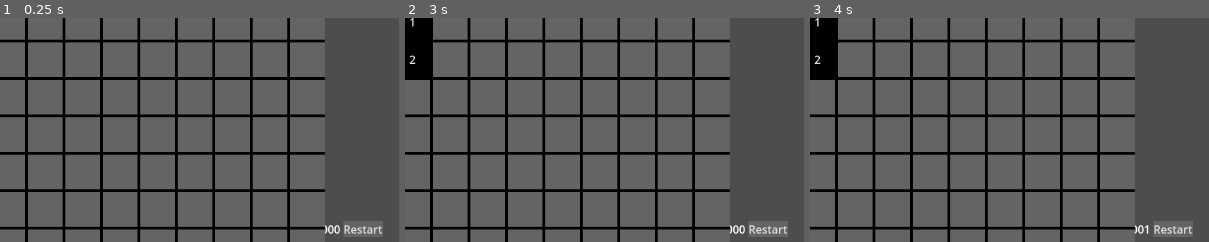
Above: before the commit, frames 1-3 (left to right).
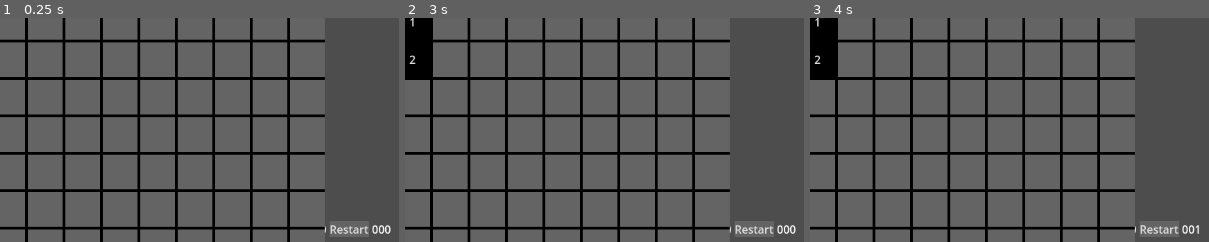
Above: after the commit, the same moments.

Repository: Vorgenstad/minesweeper
Game: Godot game, scene res://scenes/game/game.tscn
Two runs of this game, one before a commit and one after it. Both use one fixed random seed, a clock stepped at 60 frames per second and the inputs below.
Inputs (mouse positions are % of the whole screen's width and height, from its top left):
- Up to frame 1 (0.25 s): no input
- Up to frame 2 (3 s): click "Restart" at 0.5 s; click "Restart" at 1.25 s; click "Restart" at 2 s; click (2, 4) at 2.77 s
- Up to frame 3 (4 s): click "1" at 3.5 s
The pictures show only the part of the screen within x 6-56%, y 3-53%; the shares and areas given below are measured in that part.

The runs differ from the first frame. In frame 1, 0.4% of the frame differs, in the area x 81-98%, y 92-97%; in frame 2, 0.4%; in frame 3, 0.4%.

Commit message:
Added number of mines left

Diff:
--- a/scenes/board/board.gd
+++ b/scenes/board/board.gd
@@ -2,7 +2,8 @@
 extends CanvasLayer
 
 signal bomb_pressed
-signal empty_cell_pressed
+signal empty_cell_pressed(flagged: bool)
+signal flag_toggled(flagged: bool)
 
 @export var bomb_cell_scene: PackedScene
 @export var empty_cell_scene: PackedScene
@@ -47,6 +48,8 @@
 	for row in _grid.size():
 		for column in _grid[0].size():
 			var cell: Cell = _grid[row][column]
+
+			cell.connect("flag_toggled", _on_cell_flag_toggled)
 
 			if cell is EmptyCell:
 				_setup_empty_cell(cell, row, column)
@@ -130,11 +133,14 @@
 func _is_outside_grid(x: int, y: int) -> bool:
 	return x < 0 or x >= _grid.size() or y < 0 or y >= _grid[0].size()
 
+func _on_cell_flag_toggled(flagged: bool) -> void:
+	flag_toggled.emit(flagged)
+
 func _on_bomb_cell_pressed() -> void:
 	bomb_pressed.emit()
 
-func _on_empty_cell_pressed(x: int, y: int, value: int) -> void:
-	empty_cell_pressed.emit()
+func _on_empty_cell_pressed(flagged, x: int, y: int, value: int) -> void:
+	empty_cell_pressed.emit(flagged)
 
 	if value != 0:
 		return
--- a/scenes/cell/cell.gd
+++ b/scenes/cell/cell.gd
@@ -1,5 +1,7 @@
 @abstract class_name Cell
 extends PanelContainer
+
+signal flag_toggled(flagged: bool)
 
 var flagged := false
 var is_pressed := false
@@ -8,6 +10,8 @@
 
 func _on_button_pressed_right() -> void:
 	flagged = !flagged
+
+	flag_toggled.emit(flagged)
 
 	_update_state()
 
--- a/scenes/cell/empty_cell.gd
+++ b/scenes/cell/empty_cell.gd
@@ -1,7 +1,7 @@
 class_name EmptyCell
 extends Cell
 
-signal pressed(x: int, y: int, value: int)
+signal pressed(flagged: bool)
 
 @export var value := 0
 
@@ -18,13 +18,14 @@
 
 	%Button.visible = false
 
-	pressed.emit()
+	pressed.emit(flagged)
 
 func _on_button_pressed_left() -> void:
 	press()
 
 func _on_inner_button_pressed_left() -> void:
-	var flagged_surrounding_cells: int = surrounding_cells.reduce(func(accum, cell): return accum + (1 if cell.flagged else 0), 0)
+	var flagged_surrounding_cells: int = \
+		surrounding_cells.reduce(func(accum, cell): return accum + (1 if cell.flagged and !cell.is_pressed else 0), 0)
 
 	if flagged_surrounding_cells == value:
 		var unflagged_surrounding_cells := surrounding_cells.filter(func(cell): return !cell.flagged)
--- a/scenes/game/game.gd
+++ b/scenes/game/game.gd
@@ -5,33 +5,42 @@
 
 @export var rows: int = 10
 @export var columns: int = 10
-@export var bombs: int = 20
-
+@export var mines: int = 10
 
 var _board: Board
-var _empty_cells = rows * columns - bombs
+var _empty_cells = rows * columns - mines
 var _started := false
 
 func _ready() -> void:
 	_board = board_scene.instantiate()
 	_board.connect("bomb_pressed", _on_board_bomb_pressed)
 	_board.connect("empty_cell_pressed", _on_board_empty_cell_pressed)
+	_board.connect("flag_toggled", _on_board_flag_toggled)
 
-	_board.initialize(rows, columns, bombs)
+	_board.initialize(rows, columns, mines)
 
 	%Container.add_child(_board)
+
+	%TopBar.set_mines_left(mines)
+
+func _start() -> void:
+	if not _started:
+		_started = true
+		%TopBar.start_timer()
 
 func _on_board_bomb_pressed() -> void:
 	get_tree().paused = true
 
 	print("Game Over!")
 
-func _on_board_empty_cell_pressed() -> void:
-	if not _started:
-		_started = true
-		%TopBar.start_timer()
+func _on_board_empty_cell_pressed(flagged: bool) -> void:
+	_start()
 
 	_empty_cells -= 1
+
+	if flagged:
+		mines += 1
+		%TopBar.set_mines_left(mines)
 
 	if _empty_cells == 0:
 		get_tree().paused = true
@@ -39,3 +48,13 @@
 
 func _on_top_bar_restart_actioned() -> void:
 	_board.reset()
+
+func _on_board_flag_toggled(flagged: bool) -> void:
+	_start()
+
+	if flagged:
+		mines -= 1
+	else:
+		mines += 1
+
+	%TopBar.set_mines_left(mines)
--- a/scenes/top_bar/top_bar.gd
+++ b/scenes/top_bar/top_bar.gd
@@ -5,5 +5,8 @@
 func start_timer() -> void:
 	%Time.start()
 
+func set_mines_left(mines_left: int) -> void:
+	%MinesLeft.text = (str(mines_left).pad_zeros(2))
+
 func _on_restart_button_pressed() -> void:
 	restart_actioned.emit()
--- a/scenes/top_bar/top_bar.tscn
+++ b/scenes/top_bar/top_bar.tscn
@@ -13,12 +13,17 @@
 alignment = 1
 script = ExtResource("1_3ftgv")
 
-[node name="Time" parent="." instance=ExtResource("2_e8je8")]
+[node name="MinesLeft" parent="." instance=ExtResource("2_e8je8")]
 unique_name_in_owner = true
 layout_mode = 2
+text = "00"
 
 [node name="RestartButton" type="Button" parent="."]
 layout_mode = 2
 text = "Restart"
 
+[node name="Time" parent="." instance=ExtResource("2_e8je8")]
+unique_name_in_owner = true
+layout_mode = 2
+
 [connection signal="pressed" from="RestartButton" to="." method="_on_restart_button_pressed"]
